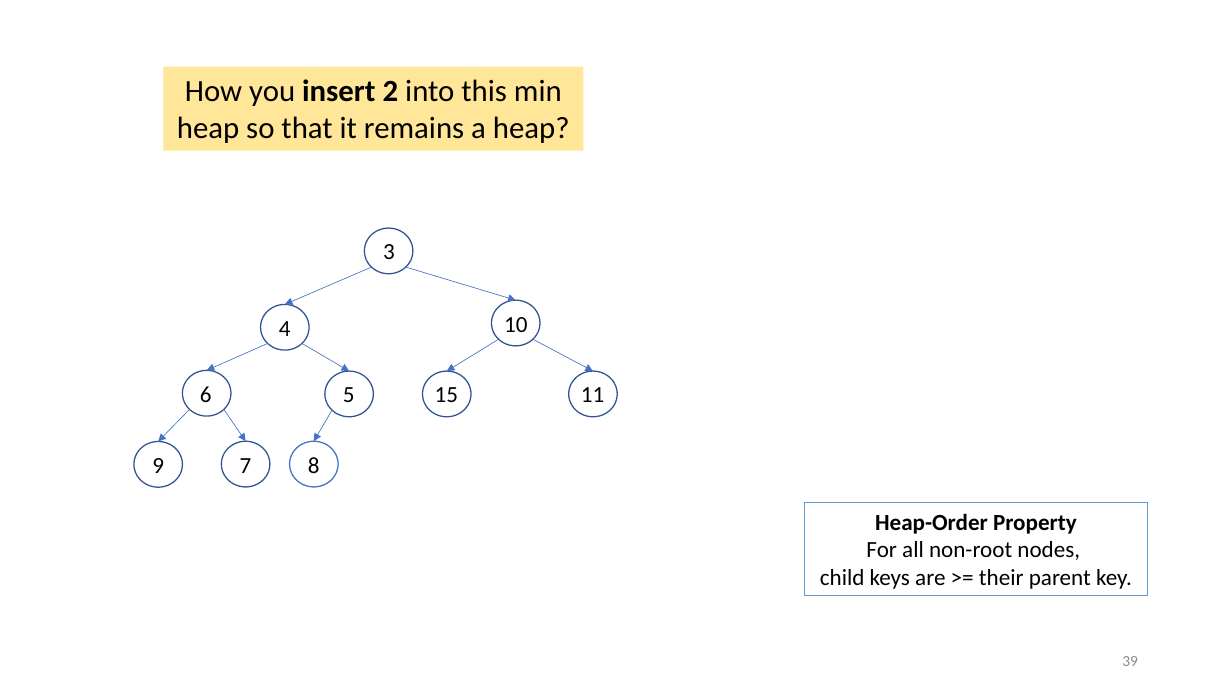
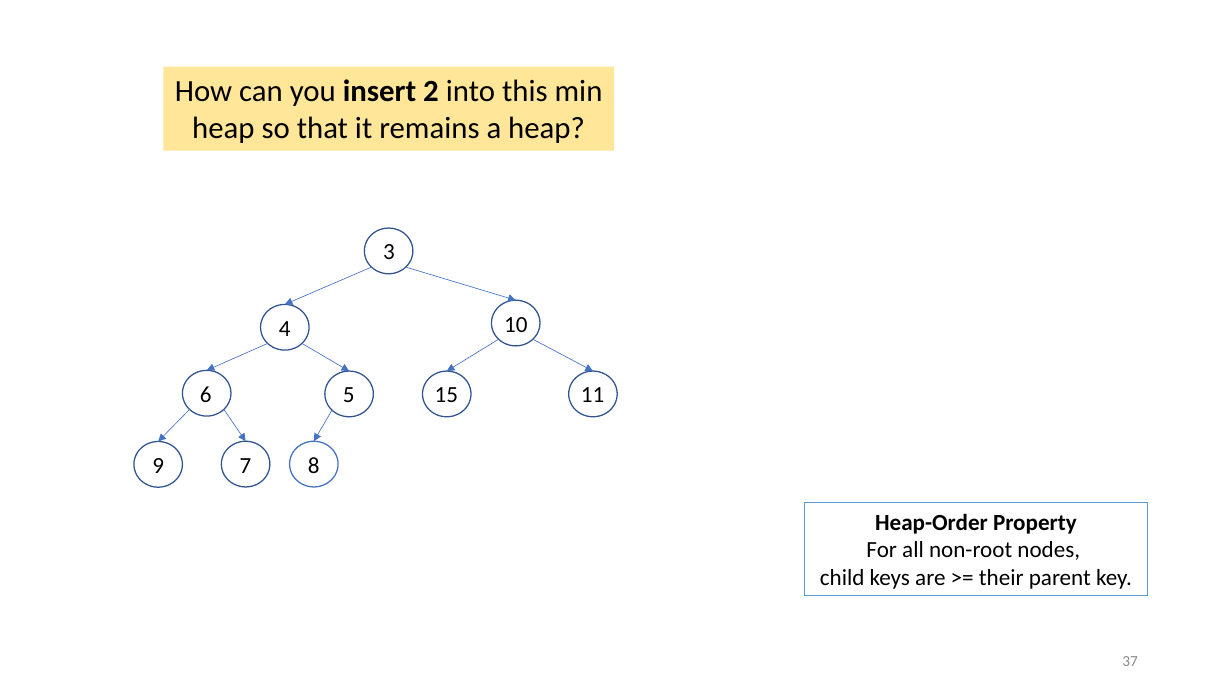
Before and after one commit to tjd1234/cmpt225summer2023, a slide deck: slide 37 of lecture_notes/week7/week7_priority_queues.pptx (slide 39 before the commit). Drawn at 1232x693 pixels with LibreOffice and Linux fonts; fonts in the diff are those of the drawing. Boxes give left, top, right and bottom in pixels: in the first picture for what was removed or moved away, otherwise in the second. Text is boxed around its words. In the diff, an @@ line names an element or a change of style, - is before the commit and + after.

```diff
--- a/lecture_notes/week7/week7_priority_queues.pptx
+++ b/lecture_notes/week7/week7_priority_queues.pptx
@@ rectangle "How can you insert 2 ...": place and size @@
-rectangle "How can you insert 2 ..." at <box>164,67,584,151</box>
+rectangle "How can you insert 2 ..." at <box>164,67,615,151</box>
@@ text in rectangle at <box>175,79,603,143</box>: text changed @@
-How you insert 2 into this min heap so that it remains a heap?
+How can you insert 2 into this min heap so that it remains a heap?
@@ page number at <box>1122,656,1138,666</box>: text changed @@
-39
+37
```
Also in this commit, not shown: 15 other slides changed, 1 slide added, 3 slides removed.
